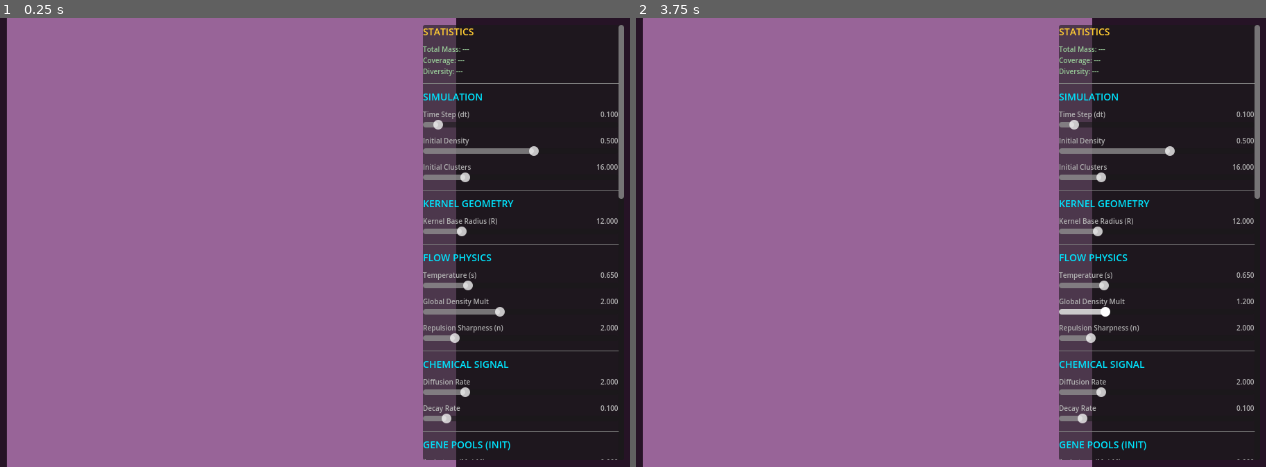
Above: before the commit, frames 1-2 (left to right).
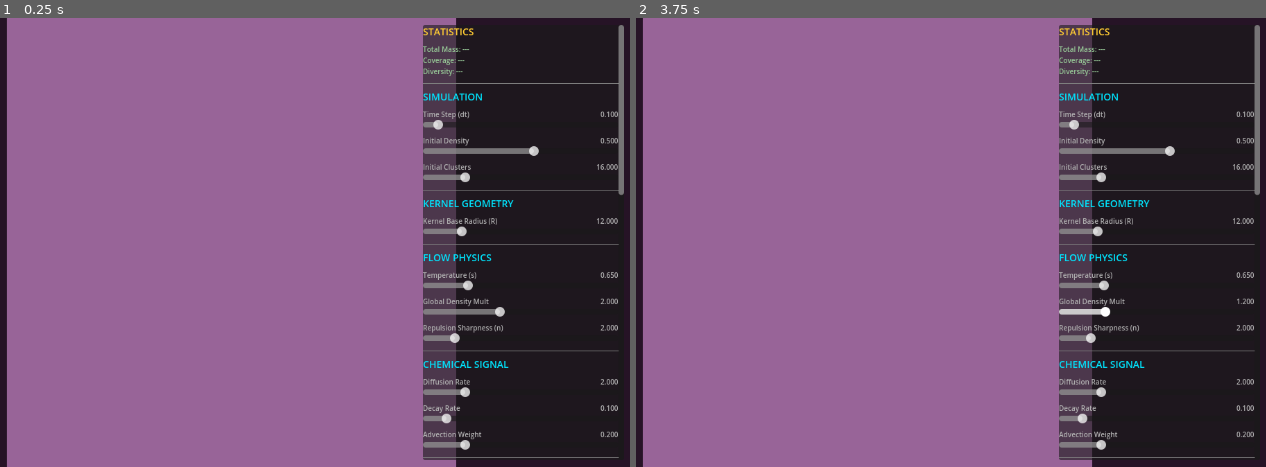
Above: after the commit, the same moments.

Repository: pvtrcorps/L_0001
Game: Godot game, scene res://simulation/Main.tscn
Two runs of this game, one before a commit and one after it. Both use one fixed random seed, a clock stepped at 60 frames per second and the inputs below.
Inputs (mouse positions are in pixels of both pictures, inside the frame that each line leads up to):
- Up to frame 1 (0.25 s): no input
- Up to frame 2 (3.75 s): tap Enter at 0.5, 2, 3.5 s; move the mouse to (1045, 220) at 0.52 s; click (1045, 220) at 0.67 s; tap Space at 1.25, 2.75 s; drag from (705, 264) to (825, 332) at 1.27 s; move the mouse to (944, 143) at 2.02 s; click (944, 143) at 2.17 s; drag from (825, 332) to (outside the picture) at 2.77 s; move the mouse to (1108, 309) at 3.52 s; click (1108, 309) at 3.67 s

The runs differ from the first frame. In frame 1, 0.4% of the frame differs, in the area x 67-100%, y 38-99%; in frame 2, 0.4%.
Error before the commit: Cannot call method 'uniform_set_create' on a null value. (res://simulation/LeniaSimulation.gd:517)
Error after the commit: Cannot call method 'uniform_set_create' on a null value. (res://simulation/LeniaSimulation.gd:518)

Commit message:
signal advection

Diff:
--- a/simulation/LeniaSimulation.gd
+++ b/simulation/LeniaSimulation.gd
@@ -28,6 +28,7 @@
 	# Signal Layer
 	"signal_diff": 2.0,    # Diffusion Rate
 	"signal_decay": 0.1,   # Decay Rate
+	"signal_advect": 0.2,  # Signal advection weight [0-1] (how much signals follow mass flow)
 
 	# Gene Ranges (Min, Max) [0.0, 1.0]
 	"g_mu_min": 0.0, "g_mu_max": 1.0,
@@ -188,9 +189,9 @@
 		params["R"],                           # float u_R
 		params["theta_A"],                     # Repurposed _pad1 (Critical Mass)
 		params["alpha_n"],                     # Repurposed _pad2 (Alpha Exponent)
-		params["temperature"],                 # float u_temperature (was _pad3)
+		params["temperature"],                 # float u_temperature
 		# Evolution
-		0.0,                                   # Padding (Removed mutation_rate)
+		params["signal_advect"],               # float u_signal_advect (was mutation_rate)
 		0.0,                                   # Padding (Removed base_decay)
 		# Initialization
 		params["init_clusters"],               # float u_init_clusters
@@ -229,7 +230,7 @@
 	var key_signal = "sig_" + str(ping_pong)
 	var set_signal = set_cache.get(key_signal)
 	if not set_signal or not set_signal.is_valid():
-		set_signal = _create_set_signal(src_signal, dst_signal)
+		set_signal = _create_set_signal(src_signal, dst_signal, src_state)
 		set_cache[key_signal] = set_signal
 
 	var compute_list_signal = rd.compute_list_begin()
@@ -516,7 +517,7 @@
 
 	return rd.uniform_set_create([u_ubo, u_state, u_genome], shader_init, 0)
 
-func _create_set_signal(src_sig: RID, dst_sig: RID) -> RID:
+func _create_set_signal(src_sig: RID, dst_sig: RID, src_state: RID) -> RID:
 	var u_ubo = RDUniform.new()
 	u_ubo.uniform_type = RenderingDevice.UNIFORM_TYPE_STORAGE_BUFFER
 	u_ubo.binding = 0
@@ -533,7 +534,13 @@
 	u_dst.binding = 2
 	u_dst.add_id(dst_sig)
 
-	return rd.uniform_set_create([u_ubo, u_src, u_dst], shader_signal, 0)
+	var u_state = RDUniform.new()
+	u_state.uniform_type = RenderingDevice.UNIFORM_TYPE_SAMPLER_WITH_TEXTURE
+	u_state.binding = 3
+	u_state.add_id(sampler_linear)
+	u_state.add_id(src_state)
+
+	return rd.uniform_set_create([u_ubo, u_src, u_dst, u_state], shader_signal, 0)
 
 func _create_set_conv(src_state: RID, src_genome: RID, src_sig: RID, dst_potential: RID) -> RID:
 	var u_ubo = RDUniform.new()
--- a/simulation/Main.gd
+++ b/simulation/Main.gd
@@ -28,7 +28,8 @@
 	],
 	"Chemical Signal": [
 		["signal_diff", "Diffusion Rate", 0.0, 10.0, 0.1],
-		["signal_decay", "Decay Rate", 0.0, 1.0, 0.01]
+		["signal_decay", "Decay Rate", 0.0, 1.0, 0.01],
+		["signal_advect", "Advection Weight", 0.0, 1.0, 0.01]
 	],
 	"Gene Pools (Init)": [
 		["g_mu_min", "Archetype (Mu) Min", 0.0, 1.0, 0.05],
@@ -115,6 +116,7 @@
 		"alpha_n": "Repulsion Sharpness. Controls how abruptly the repulsion force kicks in.",
 		"signal_diff": "Diffusion Rate. How fast the chemical signal spreads to neighboring cells.",
 		"signal_decay": "Decay Rate. How fast the chemical signal dissipates over time.",
+		"signal_advect": "Advection Weight. How much the chemical signal is dragged by the mass flow.",
 
 		# Genes
 		"g_mu_min": "Archetype (Mu) Minimum. Optimal density for growth.",
Not shown, changed: simulation/shaders/compute_signal.glsl
